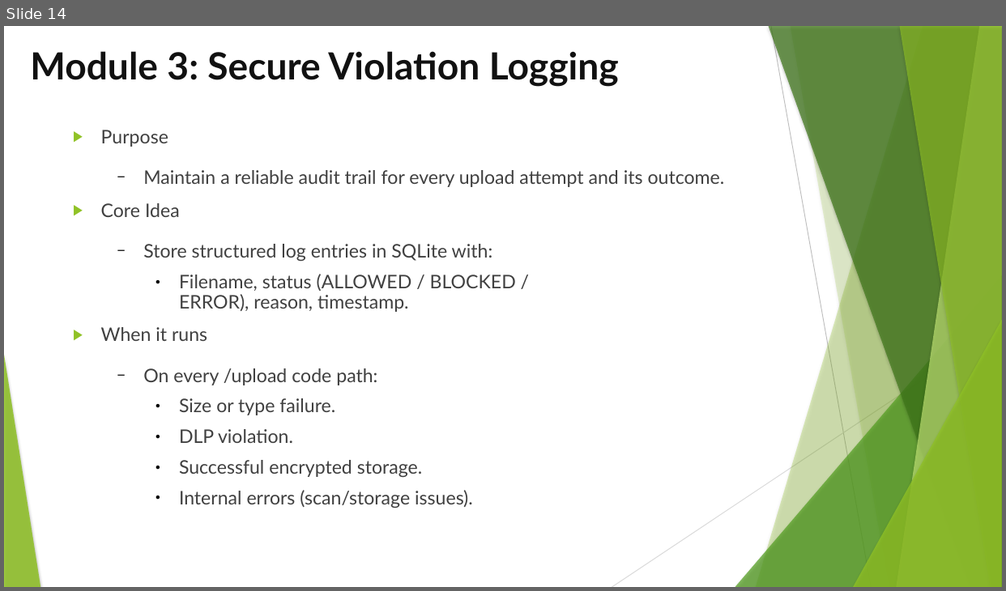
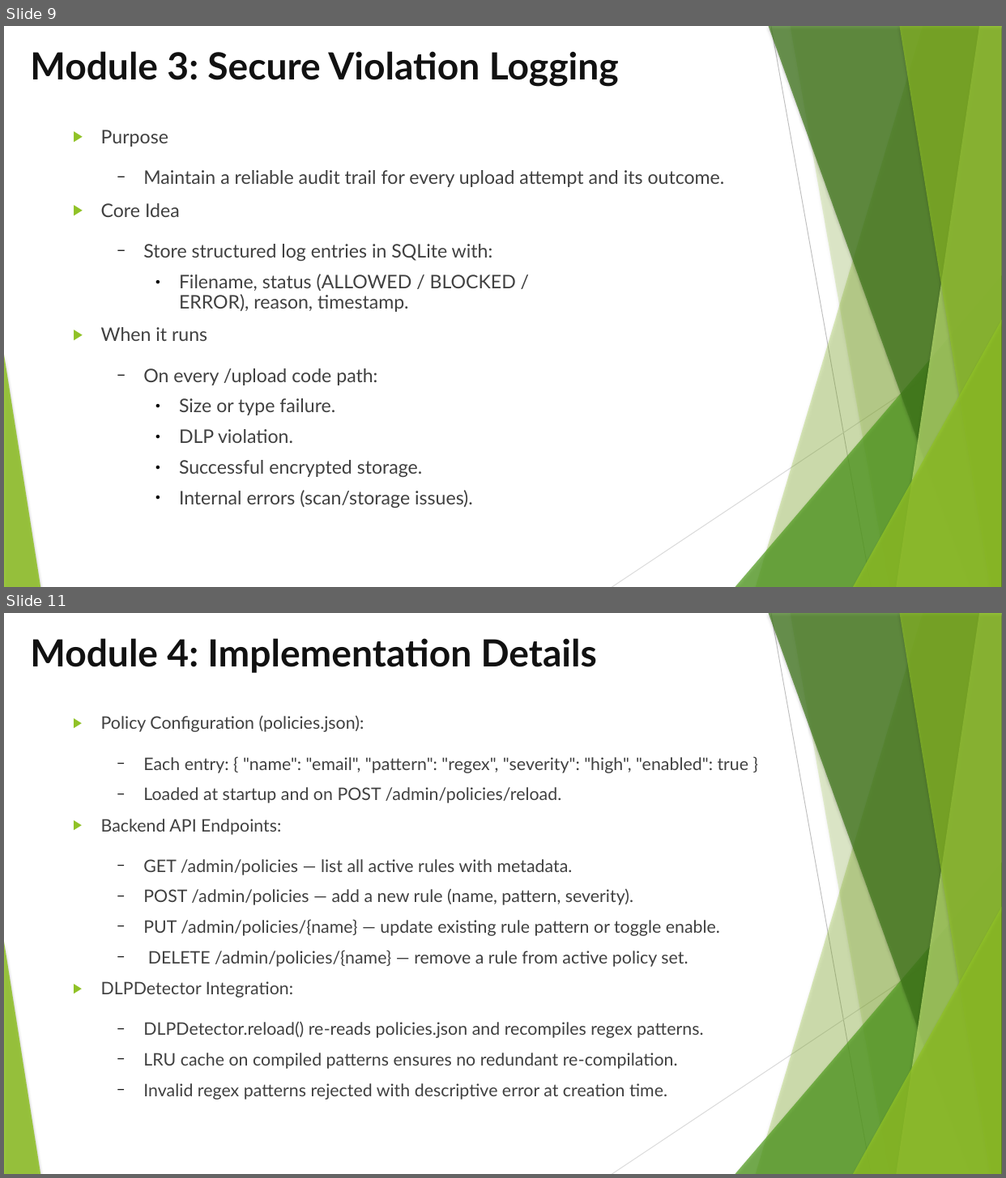
Before and after one commit to fyxvoid/cloud-dlp, a slide deck: cloud-dlp-review-II.pptx. Shown one above the other, each under a label of ours: slide 14 before the commit, slides 9 and 11 after it; the slides between them are not shown. The pictures are 1006x591 and 1006x1178 pixels, drawn with LibreOffice and Linux fonts; fonts in the diff are those of the drawing. Boxes give left, top, right and bottom in pixels: in the first picture for what was removed or moved away, otherwise in the second. Text is boxed around its words. In the diff, an @@ line names an element or a change of style, - is before the commit and + after.

```diff
--- a/cloud-dlp-review-II.pptx
+++ b/cloud-dlp-review-II.pptx
@@ slide 11 added at [4,613,1002,1174], background #FFFFFF; not listed: 10 template elements that a slide beside it also shows @@
@@ title added at [30,638,597,673], 36 pt, text #111111, bold @@
+Module 4: Implementation Details
@@ text added at [101,715,749,1100], 16.6 pt, text #404040 @@
+▶ Policy Configuration (policies.json):
+  − Each entry: { "name": "email", "pattern": "regex", "severity": "high", "enabled": true }
+  − Loaded at startup and on POST /admin/policies/reload.
+▶ Backend API Endpoints:
+  − GET /admin/policies — list all active rules with metadata.
+  − POST /admin/policies — add a new rule (name, pattern, severity).
+  − PUT /admin/policies/{name} — update existing rule pattern or toggle enable.
+  − DELETE /admin/policies/{name} — remove a rule from active policy set.
+▶ DLPDetector Integration:
+  − DLPDetector.reload() re-reads policies.json and recompiles regex patterns.
+  − LRU cache on compiled patterns ensures no redundant re-compilation.
+  − Invalid regex patterns rejected with descriptive error at creation time.
@@ what was slide 14 is now slide 9 @@
@@ slide 9 changed as well @@
@@ freeform shape at [899,26,1002,587]: outline redrawn @@
```
Also in this commit, not shown: 9 other slides changed, 5 other slides added, 9 slides removed, 2 other files.
